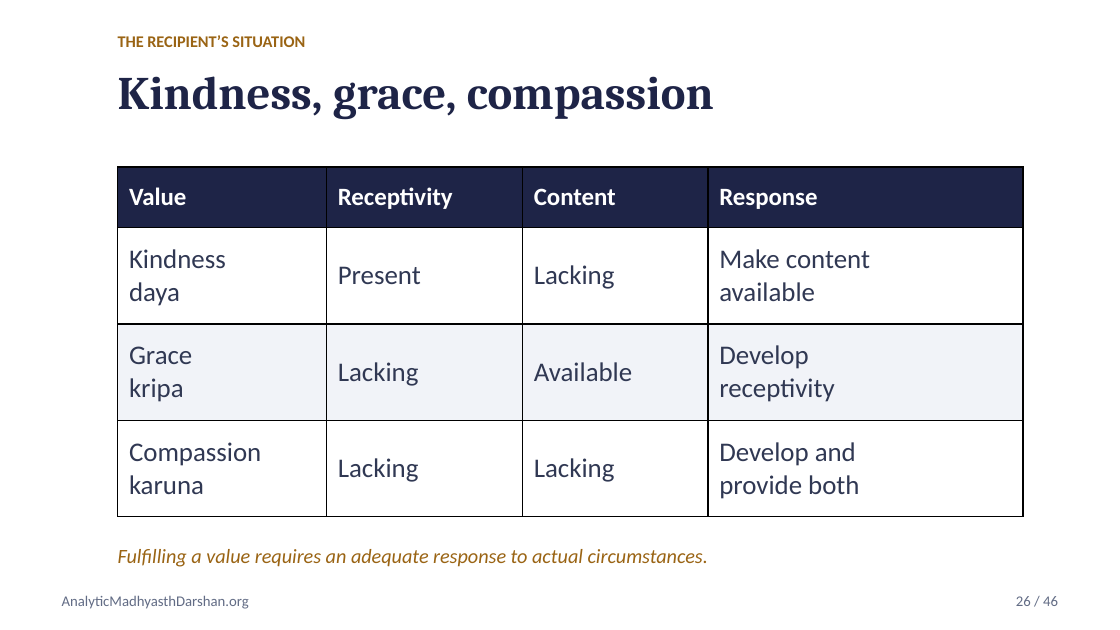
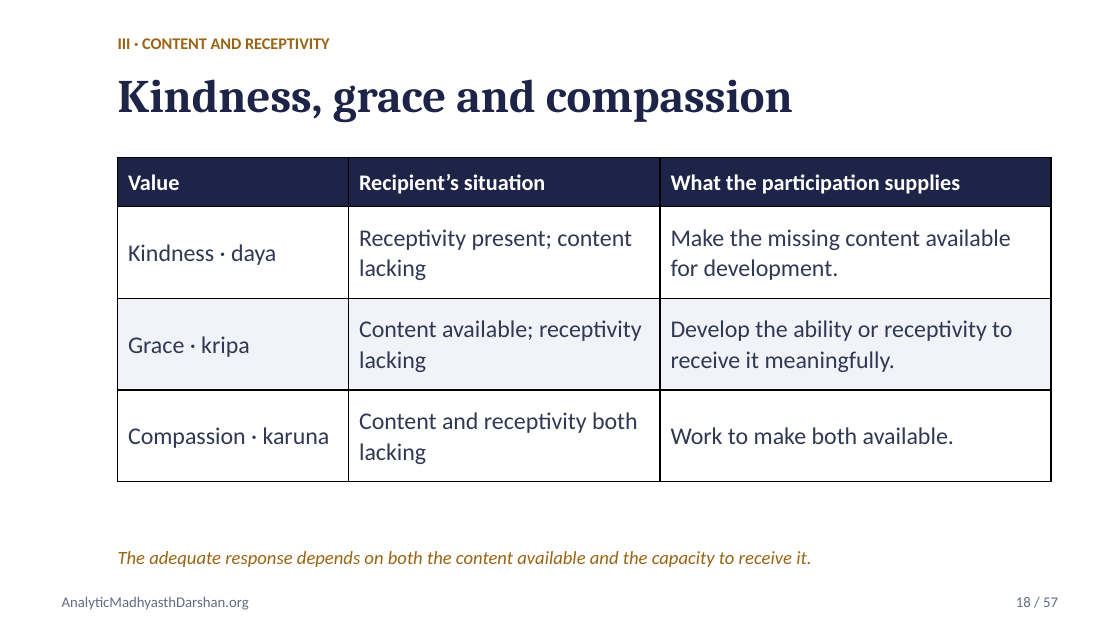
Before and after one commit to raghavamohan/AnalyticMadhyasthDarshan, a slide deck: slide 18 of Studies/Axiology-Value-Theory/Axiology-Value-Theory-Madhyasth-Darshan.pptx (slide 26 before the commit). Drawn at 1120x630 pixels with LibreOffice and Linux fonts; fonts in the diff are those of the drawing. Boxes give left, top, right and bottom in pixels: in the first picture for what was removed or moved away, otherwise in the second. Text is boxed around its words. In the diff, an @@ line names an element or a change of style, - is before the commit and + after.

Commit message:
Expand axiology companion deck with detailed value framework

```diff
--- a/Studies/Axiology-Value-Theory/Axiology-Value-Theory-Madhyasth-Darshan.pptx
+++ b/Studies/Axiology-Value-Theory/Axiology-Value-Theory-Madhyasth-Darshan.pptx
@@ text at [118,38,330,49]: text changed @@
-THE RECIPIENT’S SITUATION
+III · CONTENT AND RECEPTIVITY
@@ text at [118,79,793,122]: text changed @@
-Kindness, grace, compassion
+Kindness, grace and compassion
@@ table at [118,158,1051,483] @@
-column 1: Value | Kindness / daya | Grace / kripa | Compassion / karuna
-column 2: Receptivity | Present | Lacking | Lacking
-column 3: Content | Lacking | Available | Lacking
-column 4: Response | Make content / available | Develop / receptivity | Develop and / provide both
+column 1: Value | Kindness · daya | Grace · kripa | Compassion · karuna
+column 2: Recipient’s situation | Receptivity present; content lacking | Content available; receptivity lacking | Content and receptivity both lacking
+column 3: What the participation supplies | Make the missing content available for development. | Develop the ability or receptivity to receive it meaningfully. | Work to make both available.
@@ table: place and size @@
-table at [118,167,1023,516]
+table at [118,158,1051,483]
@@ text at [118,551,811,567]: text changed; size 13 to 12 pt @@
-Fulfilling a value requires an adequate response to actual circumstances.
+The adequate response depends on both the content available and the capacity to receive it.
@@ text at [1016,597,1058,607]: text changed @@
-26 / 46
+18 / 57
```
Also in this commit, not shown: 18 other slides changed, 38 slides added, 27 slides removed, 1 other file.
